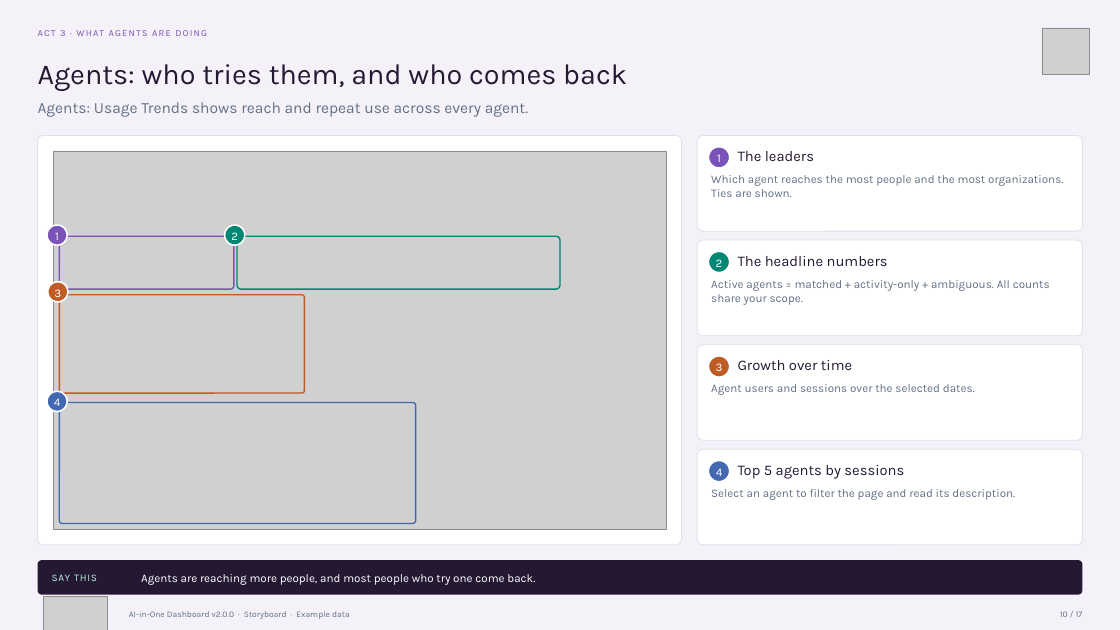
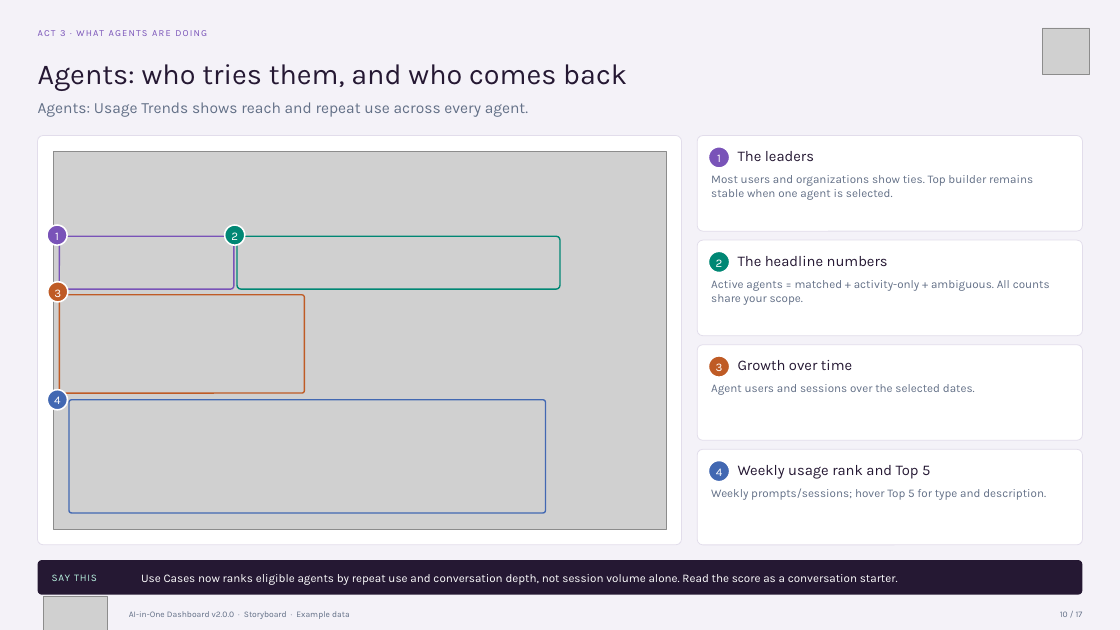
Before and after one commit to microsoft/AI-in-One-Dashboard, a slide deck: slide 10 of AI-in-One-v2.0.0-Storyboard.pptx. Drawn at 1120x630 pixels with LibreOffice and Linux fonts; fonts in the diff are those of the drawing; grey boxes stand for pictures. Boxes give left, top, right and bottom in pixels: in the first picture for what was removed or moved away, otherwise in the second. Text is boxed around its words. In the diff, an @@ line names an element or a change of style, - is before the commit and + after.

```diff
--- a/AI-in-One-v2.0.0-Storyboard.pptx
+++ b/AI-in-One-v2.0.0-Storyboard.pptx
@@ text at (x1=711, y1=175, x2=1033, y2=200): text changed @@
-Which agent reaches the most people and the most organizations. Ties are shown.
+Most users and organizations show ties. Top builder remains stable when one agent is selected.
@@ rounded rectangle resized from (x1=59, y1=403, x2=416, y2=524) to (x1=69, y1=400, x2=545, y2=513) @@
@@ text at (x1=738, y1=465, x2=930, y2=479): text changed @@
-Top 5 agents by sessions
+Weekly usage rank and Top 5
@@ text at (x1=711, y1=488, x2=1046, y2=500): text changed @@
-Select an agent to filter the page and read its description.
+Weekly prompts/sessions; hover Top 5 for type and description.
@@ text at (x1=141, y1=574, x2=898, y2=585): text changed @@
-Agents are reaching more people, and most people who try one come back.
+Use Cases now ranks eligible agents by repeat use and conversation depth, not session volume alone. Read the score as a conversation starter.
```
Also in this commit, not shown: 11 other slides changed, 28 other files.
